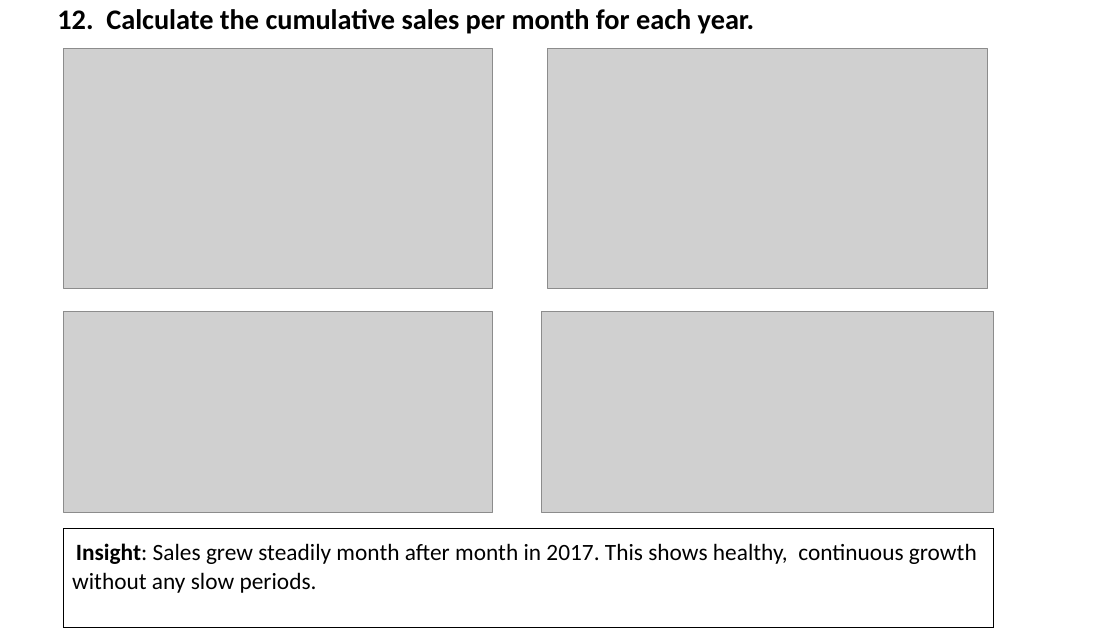
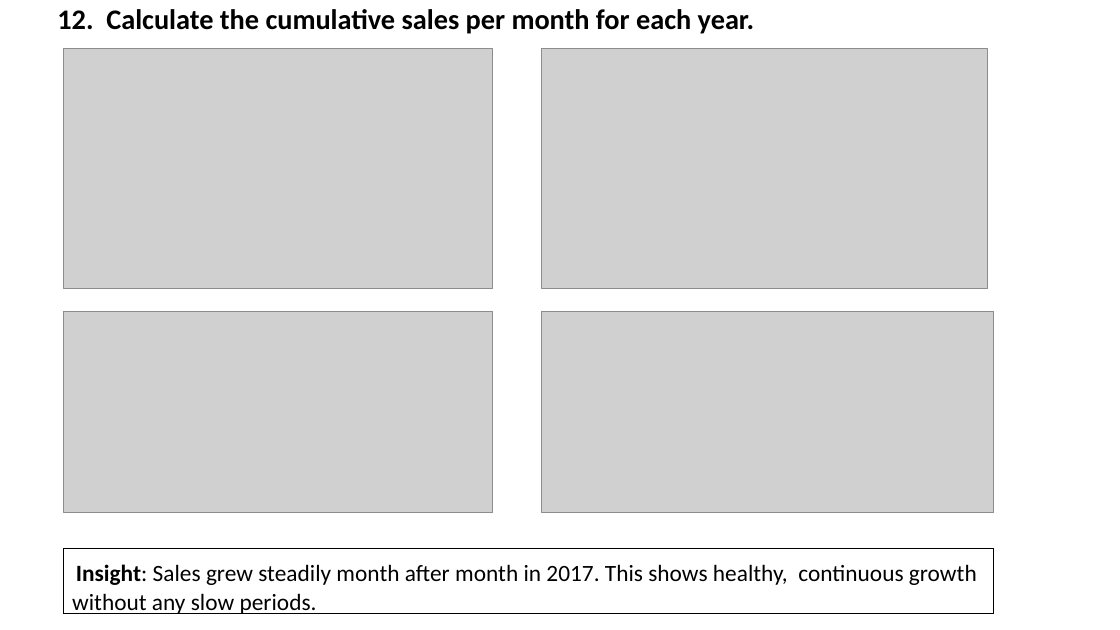
Before and after one commit to komalchahal/End-To-End-Sales-Analysis, a slide deck: slide 13 of Project Summary.pptx. Drawn at 1120x630 pixels with LibreOffice and Linux fonts; fonts in the diff are those of the drawing; grey boxes stand for pictures. Boxes give left, top, right and bottom in pixels: in the first picture for what was removed or moved away, otherwise in the second. Text is boxed around its words. In the diff, an @@ line names an element or a change of style, - is before the commit and + after.

```diff
--- a/Project Summary.pptx
+++ b/Project Summary.pptx
@@ picture: place and size @@
-picture at box(548, 49, 987, 289)
+picture at box(542, 49, 988, 289)
@@ rectangle "Insight: Sales grew steadily month ...": place and size @@
-rectangle "Insight: Sales grew steadily month ..." at box(64, 528, 994, 628)
+rectangle "Insight: Sales grew steadily month ..." at box(64, 549, 994, 614)
```
Also in this commit, not shown: 6 other slides changed.
